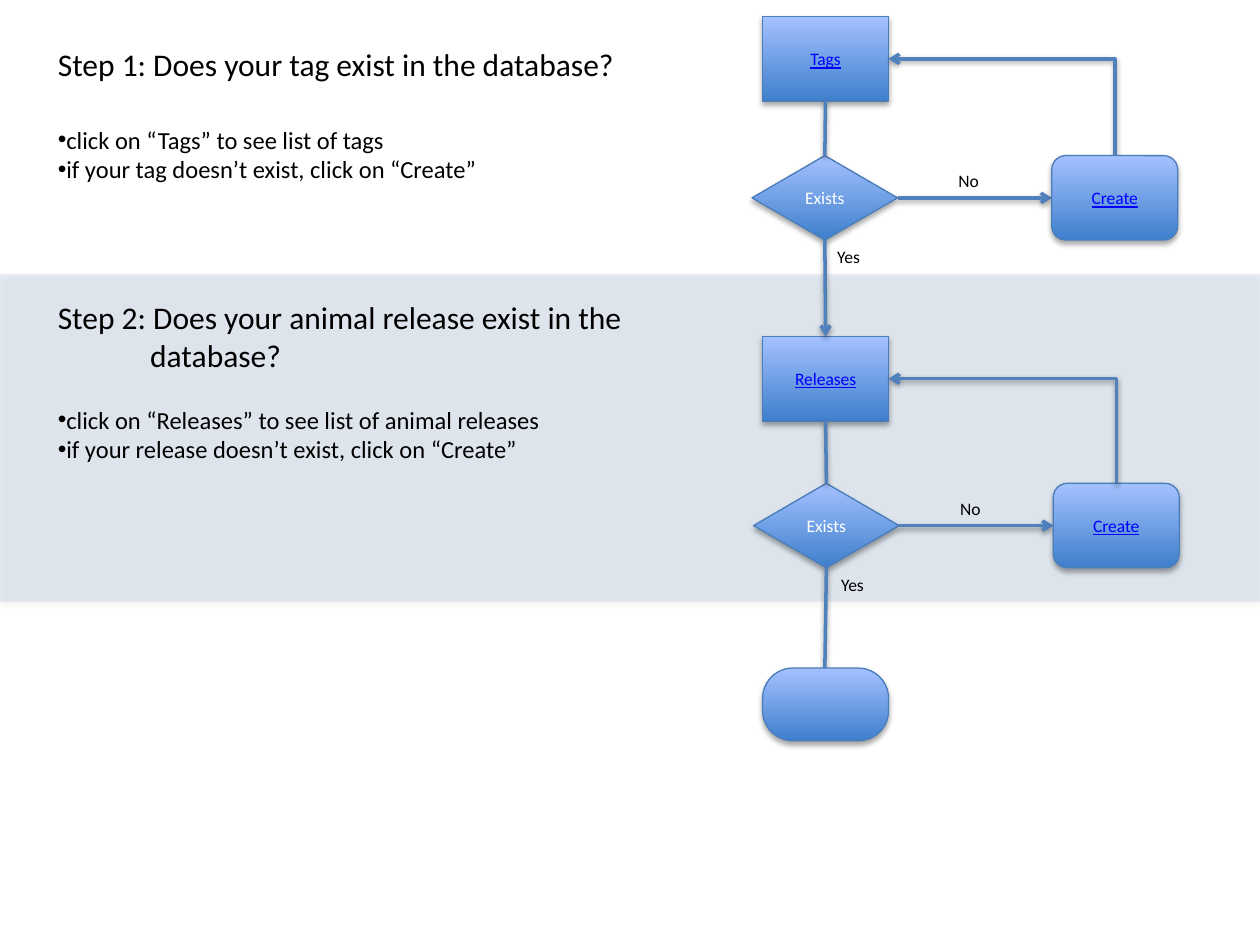
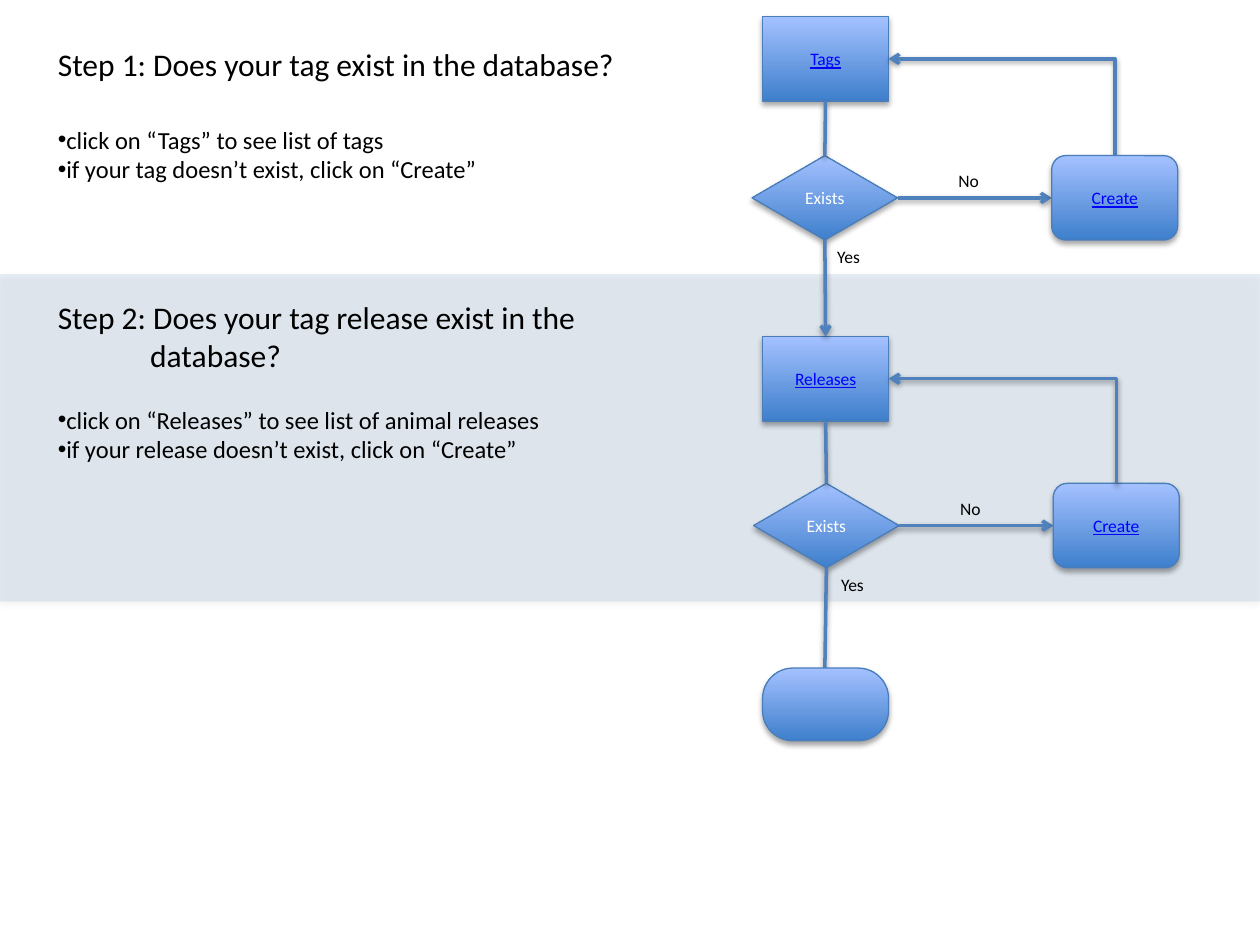
Before and after one commit to aodn/aatams, a slide deck: slide 1 of resources/gettingStarted/tag_flowchart.pptx. Drawn at 1260x945 pixels with LibreOffice and Linux fonts; fonts in the diff are those of the drawing. Boxes give left, top, right and bottom in pixels: in the first picture for what was removed or moved away, otherwise in the second. Text is boxed around its words. In the diff, an @@ line names an element or a change of style, - is before the commit and + after.

```diff
--- a/resources/gettingStarted/tag_flowchart.pptx
+++ b/resources/gettingStarted/tag_flowchart.pptx
@@ text at bbox=[58, 307, 575, 335]: text changed @@
-Step 2: Does your animal release exist in the
+Step 2: Does your tag release exist in the
```
Also in this commit, not shown: 52 other files.
